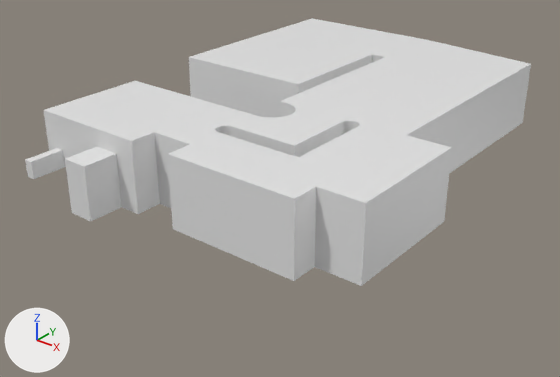
Before and after pictures for a commit that changed the Blender file Models/Blender/Levels/Level1.blend.
Camera for both pictures: a camera (50 mm lens) standing at (61.9, -46.6, 36.7) and looking at (8.6, 20.0, -4.6). The axes (+X, +Y, +Z) are drawn at lower left. The lights are the same throughout.

The older version as bpy lines, for what is in view:
```python
mat_material = principled_material('Material')
mat_material.base_color = (0.8, 0.8, 0.8)  # white #e7e7e7
mat_material.roughness = 0.4
me_cube = bpy.data.meshes.new('Cube')
me_cube.from_pydata(...)  # 503 vertices, 262 faces; spans x -9.0..32.0, y -5.0..50.0, z 0.0..8.0
me_cube.materials.append(mat_material)  # white #e7e7e7
ob_cube = bpy.data.objects.new('Cube', me_cube)
ob_cube.location = (0.0, 0.0, 0.0)
```
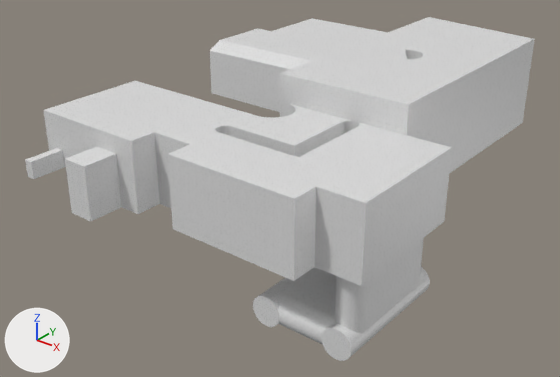
Location of each change, (x1, y1, x2, y2) in pixels of the pictures (560 x 377 px):
'Cube', reshaped (28% taller)
    before: (25, 18, 531, 286)
    after: (25, 17, 535, 361)
part 1 of me_cube, built on
    before: (189, 18, 414, 118)
    after: (210, 17, 535, 361)
part 2 of me_cube, surface changed (white to grey)
    both: (58, 64, 531, 286)

The change, as a diff of the scene's bpy script:
```diff
--- a/Models/Blender/Levels/Level1.blend.py
+++ b/Models/Blender/Levels/Level1.blend.py
@@ img_tile1_png @@
+img_tile1_png = load_image('tile1.png', '../../../Textures/tile1.png', 512, 512, 'sRGB')
@@ mat_material @@
 mat_material = principled_material('Material')
-mat_material.base_color = (0.8, 0.8, 0.8)  # white #e7e7e7
+mat_material.texture = img_tile1_png
 mat_material.roughness = 0.4
@@ me_cube @@
 # used by ob_cube; location = (0.0, 0.0, 0.0)
-me_cube.from_pydata(...)  # 503 vertices, 262 faces; spans x -9.0..32.0, y -5.0..50.0, z 0.0..8.0
+me_cube.from_pydata(...)  # 1416 vertices, 942 faces; spans x -11.0..32.0, y -5.0..55.0, z -9.2..11.2
+# me_cube part 1: 3 vertices moved from x -9.0..9.0, y 23.0..37.0, z 0.0..8.0 to x -3.0..9.0, y 35.0..37.0, z 1.0..9.0; 15 vertices removed from x -9.0..19.4, y 23.0..37.0, z 0.0..8.0; 928 vertices added at x -11.0..31.2, y 2.2..55.0, z -9.2..11.2
+# me_cube part 2: 239 kept faces spanning x -9.0..32.0, y -5.0..50.0, z 0.0..8.0 get new texture (UV) coordinates
 me_cube.materials.append(mat_material)
```
